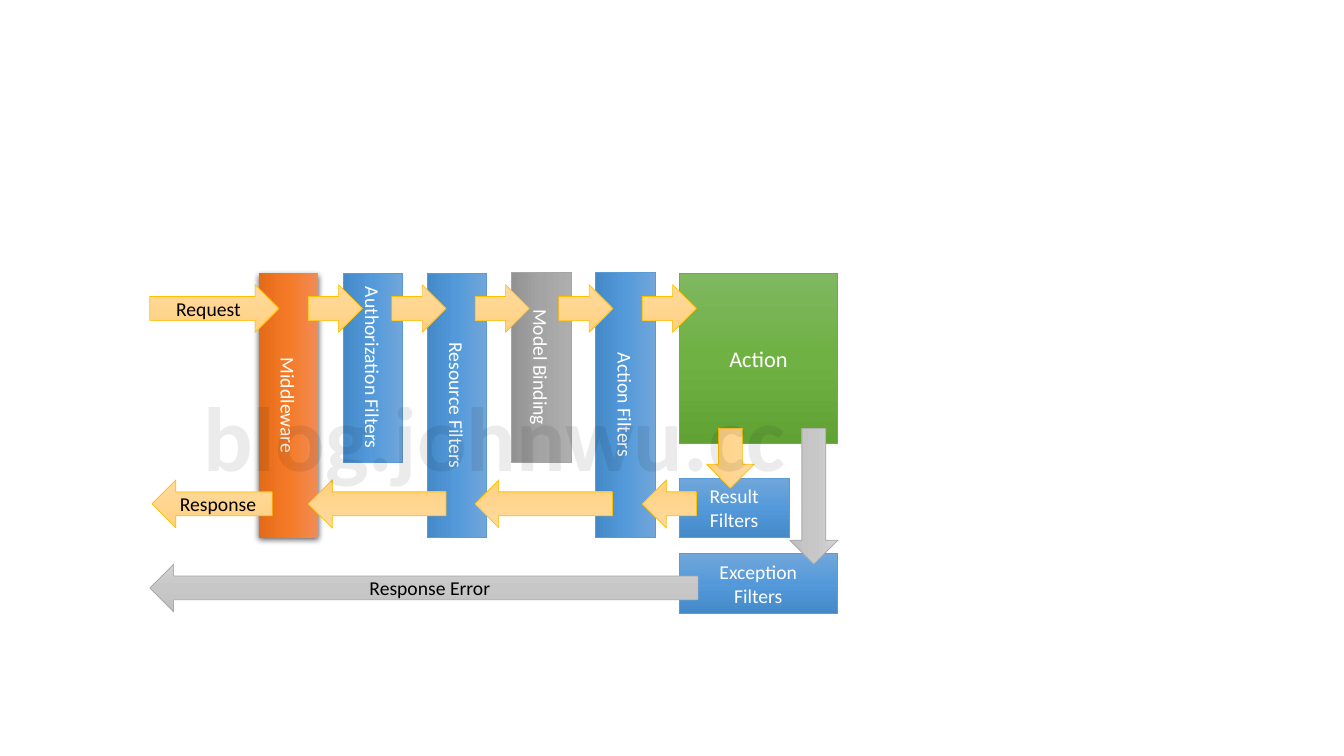
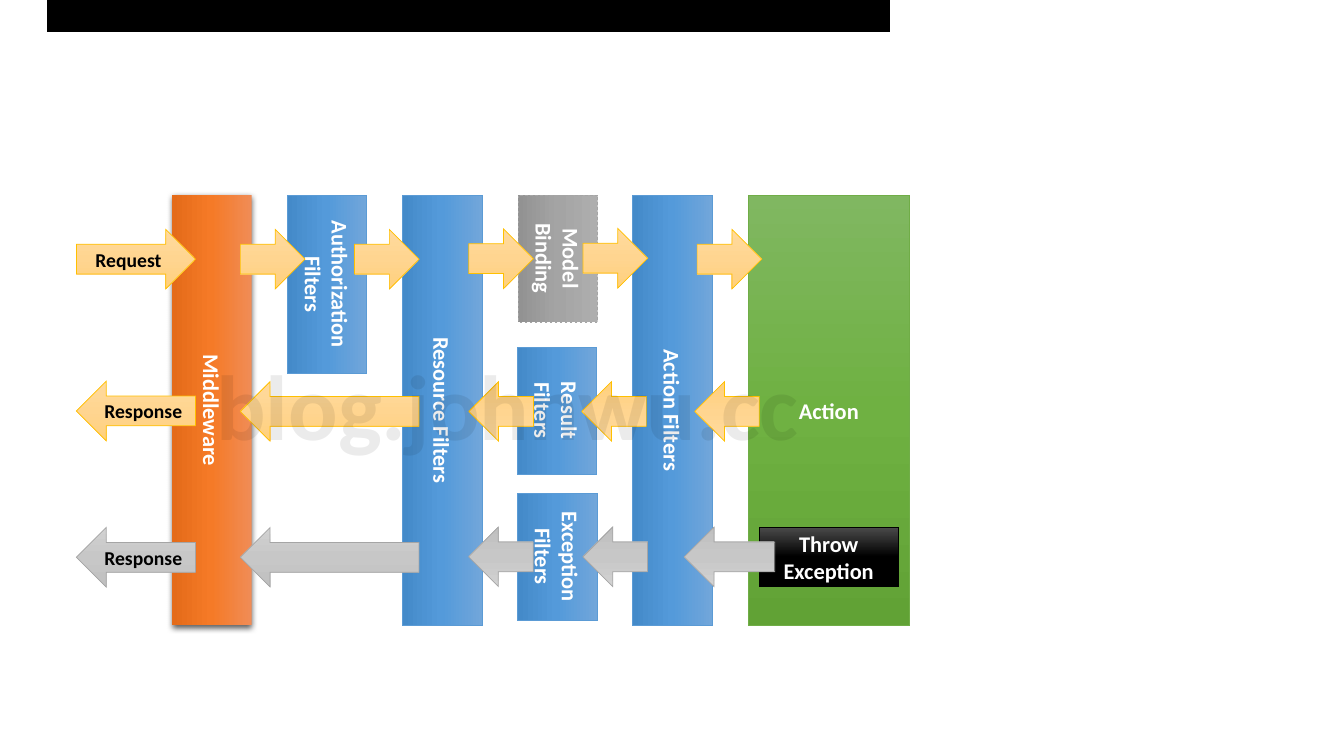
Before and after one commit to johnwu1114/blog-johnwu-cc, a slide deck: slide 11 of source/_assets/Blog動畫.pptx. Drawn at 1344x756 pixels with LibreOffice and Linux fonts; fonts in the diff are those of the drawing. Boxes give left, top, right and bottom in pixels: in the first picture for what was removed or moved away, otherwise in the second. Text is boxed around its words. In the diff, an @@ line names an element or a change of style, - is before the commit and + after.

```diff
--- a/source/_assets/Blog動畫.pptx
+++ b/source/_assets/Blog動畫.pptx
@@ rectangle added at (x1=47, y1=0, x2=889, y2=31), fill #000000, outline #000000 1 pt @@
@@ rectangle "Middleware" resized from (x1=259, y1=274, x2=318, y2=538) to (x1=172, y1=196, x2=252, y2=626) @@
@@ size 14 to 16 pt, bold on in 4 elements at (x1=402, y1=196, x2=482, y2=626), (x1=633, y1=196, x2=713, y2=626), (x1=172, y1=196, x2=252, y2=626), (x1=287, y1=196, x2=367, y2=374) @@
@@ rectangle "Authorization Filters" resized from (x1=343, y1=273, x2=402, y2=462) to (x1=287, y1=196, x2=367, y2=374) @@
@@ rectangle "Resource Filters" resized from (x1=427, y1=274, x2=486, y2=538) to (x1=402, y1=196, x2=482, y2=626) @@
@@ rectangle "Model Binding" resized from (x1=512, y1=273, x2=571, y2=462) to (x1=519, y1=195, x2=598, y2=322) @@
@@ rectangle "Model Binding" at (x1=519, y1=195, x2=598, y2=322): size 14 to 16 pt, bold on; outline #A5A5A5 0.5 pt to #A5A5A5 0.5 pt dashed @@
@@ rectangle "Action Filters" resized from (x1=596, y1=272, x2=655, y2=537) to (x1=633, y1=196, x2=713, y2=626) @@
@@ rectangle "Action" resized from (x1=680, y1=273, x2=838, y2=444) to (x1=748, y1=195, x2=909, y2=625) @@
@@ right arrow "Request" resized from (x1=150, y1=284, x2=279, y2=332) to (x1=77, y1=230, x2=196, y2=289) @@
@@ right arrow resized from (x1=309, y1=284, x2=363, y2=332) to (x1=241, y1=230, x2=306, y2=289) @@
@@ right arrow resized from (x1=392, y1=284, x2=447, y2=332) to (x1=355, y1=230, x2=419, y2=289) @@
@@ right arrow resized from (x1=476, y1=284, x2=530, y2=332) to (x1=469, y1=229, x2=533, y2=288) @@
@@ right arrow resized from (x1=559, y1=284, x2=613, y2=332) to (x1=583, y1=229, x2=647, y2=288) @@
@@ right arrow resized from (x1=642, y1=284, x2=697, y2=332) to (x1=698, y1=230, x2=762, y2=289) @@
@@ title "blog.johnwu.cc" moved from (x1=203, y1=395, x2=785, y2=494) to (x1=216, y1=363, x2=798, y2=462) @@
@@ rectangle "Result Filters" at (x1=517, y1=347, x2=596, y2=474): size 14 to 16 pt, bold on; rotation 0 to 90 degrees @@
@@ bold on in 3 elements at (x1=77, y1=230, x2=196, y2=289), (x1=748, y1=195, x2=909, y2=625), (x1=77, y1=381, x2=196, y2=441) @@
@@ right arrow "Response" resized from (x1=152, y1=480, x2=272, y2=527) to (x1=77, y1=381, x2=196, y2=441) @@
@@ right arrow at (x1=241, y1=382, x2=419, y2=442): mirrored; rotation 180 to 0 degrees @@
@@ right arrow resized from (x1=475, y1=480, x2=613, y2=527) to (x1=469, y1=382, x2=533, y2=442) @@
@@ right arrow resized from (x1=642, y1=480, x2=697, y2=527) to (x1=582, y1=382, x2=646, y2=442) @@
@@ right arrow at (x1=695, y1=382, x2=759, y2=442): rotation 90 to 180 degrees @@
@@ rectangle "Exception Filters" at (x1=518, y1=494, x2=597, y2=621): size 14 to 16 pt, bold on; rotation 0 to 90 degrees @@
@@ right arrow "Response" resized from (x1=150, y1=565, x2=699, y2=612) to (x1=77, y1=527, x2=196, y2=587) @@
@@ right arrow added at (x1=241, y1=527, x2=419, y2=587), fill gradient #D2D2D2 to #C8C8C8 to #C0C0C0, outline #A5A5A5 0.5 pt @@
@@ right arrow added at (x1=469, y1=527, x2=533, y2=587), fill gradient #D2D2D2 to #C8C8C8 to #C0C0C0, outline #A5A5A5 0.5 pt @@
@@ right arrow added at (x1=583, y1=527, x2=647, y2=587), fill gradient #D2D2D2 to #C8C8C8 to #C0C0C0, outline #A5A5A5 0.5 pt @@
@@ right arrow at (x1=685, y1=527, x2=775, y2=587): rotation 90 to 180 degrees @@
@@ rectangle added at (x1=759, y1=527, x2=898, y2=587), fill gradient #4B4B4B to #000000, outline #000000 0.5 pt, 16 pt, text #FFFFFF, bold @@
+Throw
+Exception
@@ text in right arrow at (x1=104, y1=552, x2=182, y2=568): text changed; bold on @@
-Response Error
+Response
```
Also in this commit, not shown: 3 other files.
